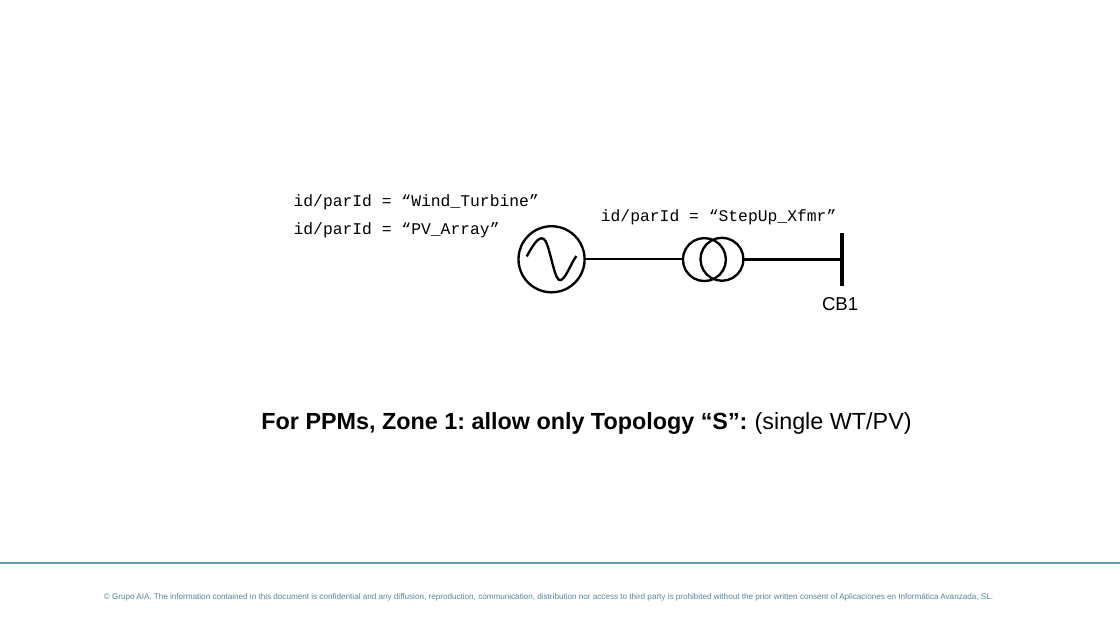
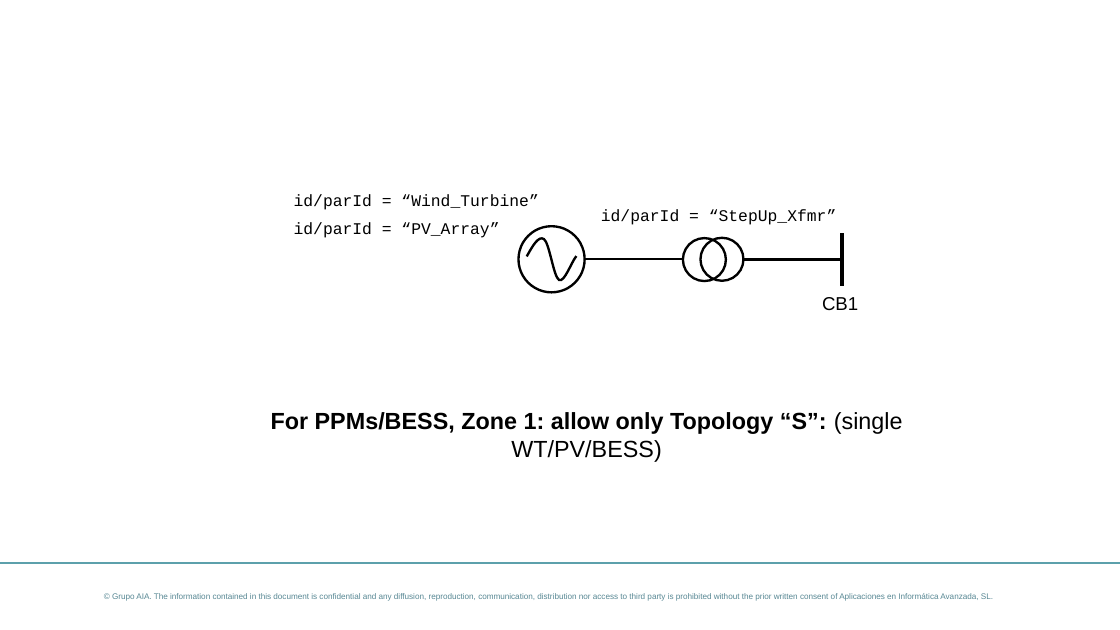
Before and after one commit to dynawo/dyn-grid-compliance-verification, a slide deck: slide 6 of docs/initialization/topology_catalog.pptx. Drawn at 1120x630 pixels with LibreOffice and Linux fonts; fonts in the diff are those of the drawing; background and template pictures are left out. Boxes give left, top, right and bottom in pixels: in the first picture for what was removed or moved away, otherwise in the second. Text is boxed around its words. In the diff, an @@ line names an element or a change of style, - is before the commit and + after.

Commit message:
Update initialization documentation with new and modified topology images

```diff
--- a/docs/initialization/topology_catalog.pptx
+++ b/docs/initialization/topology_catalog.pptx
@@ text at bbox=[271, 412, 903, 462]: text changed @@
-For PPMs, Zone 1: allow only Topology “S”: (single WT/PV)
+For PPMs/BESS, Zone 1: allow only Topology “S”: (single WT/PV/BESS)
```
Also in this commit, not shown: 5 other slides changed, 7 other files.
